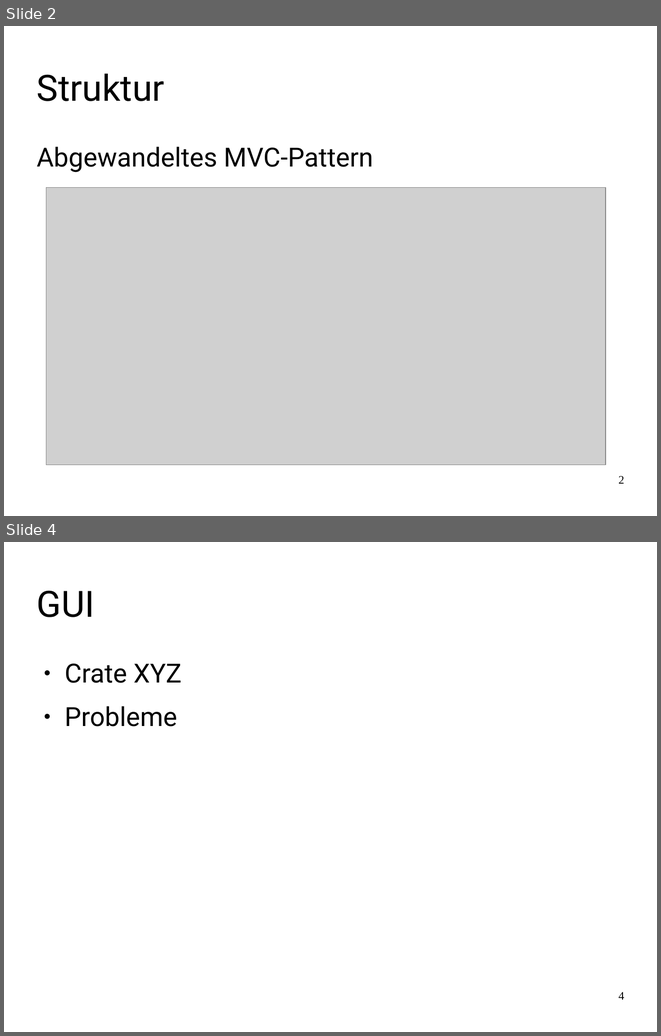
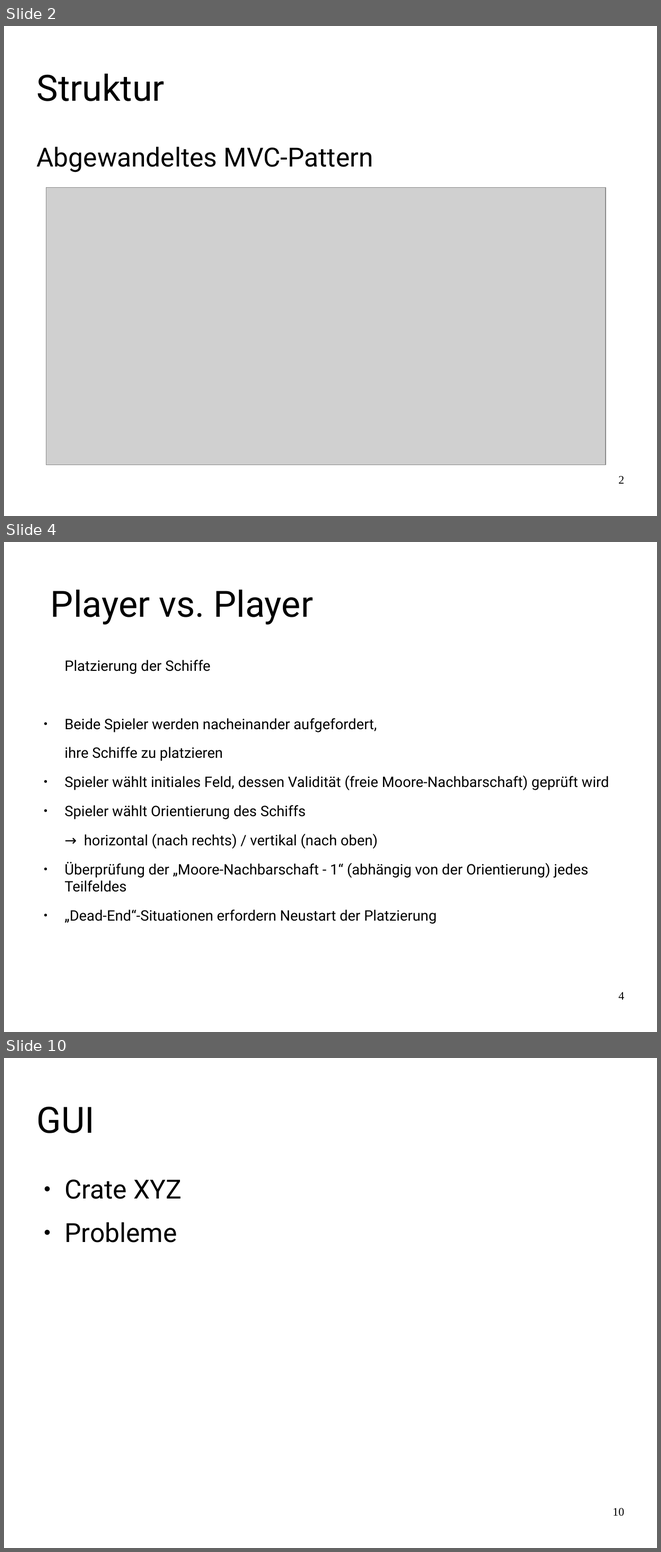
Before and after one commit to FamkeLamberti/battleship-presentation, a slide deck: Abschlusspraesentation_SchiffeVersenken.odp. Shown one above the other, each under a label of ours: slides 2 and 4 before the commit, slides 2, 4 and 10 after it; the slides between them are not shown. The pictures are 661x1036 and 661x1552 pixels, drawn with LibreOffice and Linux fonts; fonts in the diff are those of the drawing; grey boxes stand for pictures. Boxes give left, top, right and bottom in pixels: in the first picture for what was removed or moved away, otherwise in the second. Text is boxed around its words. In the diff, an @@ line names an element or a change of style, - is before the commit and + after.

```diff
--- a/Abschlusspraesentation_SchiffeVersenken.odp
+++ b/Abschlusspraesentation_SchiffeVersenken.odp
@@ slide 4 added at [4, 542, 657, 1032], background #FFFFFF @@
@@ title added at [51, 589, 314, 625], 44 pt, text #000000 @@
+Player vs. Player
@@ text added at [64, 660, 609, 924], 17.6 pt, text #000000 @@
+Platzierung der Schiffe
+● Beide Spieler werden nacheinander aufgefordert,
+ihre Schiffe zu platzieren
+● Spieler wählt initiales Feld, dessen Validität (freie Moore-Nachbarschaft) geprüft wird
+● Spieler wählt Orientierung des Schiffs
+→ horizontal (nach rechts) / vertikal (nach oben)
+● Überprüfung der „Moore-Nachbarschaft - 1“ (abhängig von der Orientierung) jedes Teilfeldes
+● „Dead-End“-Situationen erfordern Neustart der Platzierung
@@ page number added at [618, 991, 624, 999], 14 pt, text #000000 @@
+4
@@ what was slide 4 is now slide 10 @@
@@ page number at [612, 1507, 624, 1516]: text changed @@
-4
+10
```
Also in this commit, not shown: 1 slide changed, 5 other slides added.
